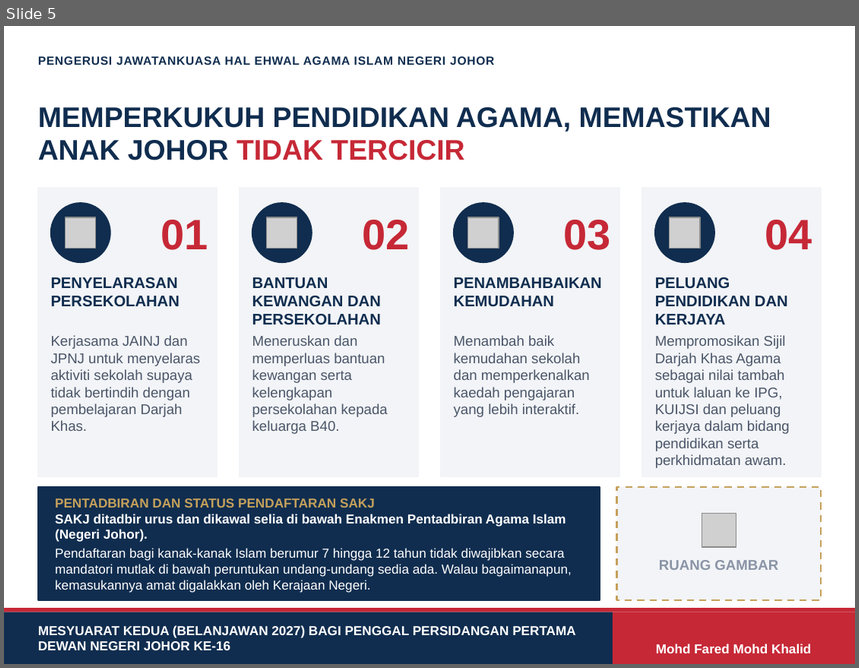
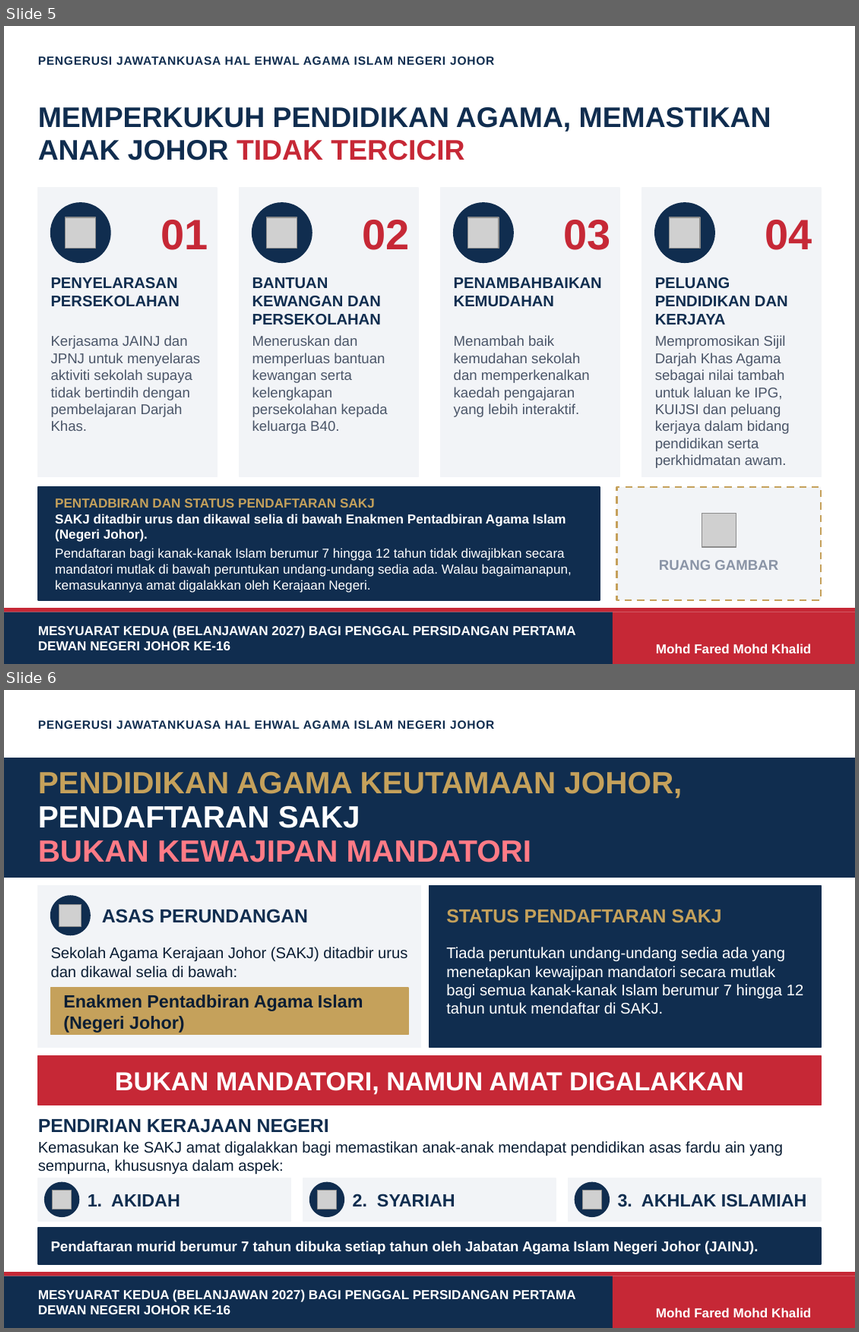
Before and after one commit to nawaljoe/Nawal, a slide deck: infografik-pendidikan-agama/Infografik_Pendidikan_Agama_Johor_DUN.pptx. Shown one above the other, each under a label of ours: slide 5 before the commit, slides 5 and 6 after it. The pictures are 859x668 and 859x1332 pixels, drawn with LibreOffice and Linux fonts; fonts in the diff are those of the drawing; grey boxes stand for pictures; background and template pictures are left out. Boxes give left, top, right and bottom in pixels: in the first picture for what was removed or moved away, otherwise in the second. Text is boxed around its words. In the diff, an @@ line names an element or a change of style, - is before the commit and + after.

```diff
--- a/infografik-pendidikan-agama/Infografik_Pendidikan_Agama_Johor_DUN.pptx
+++ b/infografik-pendidikan-agama/Infografik_Pendidikan_Agama_Johor_DUN.pptx
@@ slide 6 added at [4, 690, 855, 1328], background #FFFFFF; not listed: 6 template elements that a slide beside it also shows @@
@@ rectangle added at [4, 758, 855, 877], fill #102D4F, outline #102D4F 1 pt @@
@@ text added at [38, 772, 682, 863], 26 pt, text #C5A15B, bold @@
+PENDIDIKAN AGAMA KEUTAMAAN JOHOR,
+PENDAFTARAN SAKJ
+BUKAN KEWAJIPAN MANDATORI
@@ rectangle added at [38, 886, 421, 1047], fill #F2F4F7, outline #F2F4F7 1 pt @@
@@ rectangle added at [430, 886, 821, 1047], fill #102D4F, outline #102D4F 1 pt @@
@@ ellipse added at [51, 896, 90, 935], fill #102D4F, outline #102D4F 1 pt @@
@@ picture added at [59, 904, 82, 926] @@
@@ text added at [102, 909, 309, 923], 16 pt, text #102D4F, bold @@
+ASAS PERUNDANGAN
@@ text added at [446, 909, 722, 923], 16 pt, text #C5A15B, bold @@
+STATUS PENDAFTARAN SAKJ
@@ text added at [51, 947, 408, 978], 13 pt, text #0A1D33 @@
+Sekolah Agama Kerajaan Johor (SAKJ) ditadbir urus dan dikawal selia di bawah:
@@ text added at [446, 947, 804, 1015], 13 pt, text #FFFFFF @@
+Tiada peruntukan undang-undang sedia ada yang menetapkan kewajipan mandatori secara mutlak bagi semua kanak-kanak Islam berumur 7 hingga 12 tahun untuk mendaftar di SAKJ.
@@ rectangle added at [51, 988, 408, 1035], fill #C5A15B, outline #C5A15B 1 pt @@
@@ text added at [63, 995, 363, 1033], 15 pt, text #0A1D33, bold @@
+Enakmen Pentadbiran Agama Islam (Negeri Johor)
@@ rectangle added at [38, 1056, 821, 1106], fill #C62836, outline #C62836 1 pt @@
@@ text added at [115, 1072, 744, 1095], 22 pt, text #FFFFFF, bold @@
+BUKAN MANDATORI, NAMUN AMAT DIGALAKKAN
@@ text added at [38, 1119, 329, 1133], 16 pt, text #102D4F, bold @@
+PENDIRIAN KERAJAAN NEGERI
@@ text added at [38, 1141, 783, 1175], 13 pt, text #0A1D33 @@
+Kemasukan ke SAKJ amat digalakkan bagi memastikan anak-anak mendapat pendidikan asas fardu ain yang sempurna, khususnya dalam aspek:
@@ rectangle added at [38, 1179, 291, 1221], fill #F2F4F7, outline #F2F4F7 1 pt @@
@@ ellipse added at [45, 1182, 79, 1217], fill #102D4F, outline #102D4F 1 pt @@
@@ picture added at [53, 1191, 71, 1209] @@
@@ rectangle added at [303, 1179, 557, 1221], fill #F2F4F7, outline #F2F4F7 1 pt @@
@@ ellipse added at [310, 1182, 344, 1217], fill #102D4F, outline #102D4F 1 pt @@
@@ picture added at [318, 1191, 337, 1209] @@
@@ rectangle added at [569, 1179, 821, 1221], fill #F2F4F7, outline #F2F4F7 1 pt @@
@@ ellipse added at [576, 1182, 609, 1217], fill #102D4F, outline #102D4F 1 pt @@
@@ picture added at [583, 1191, 601, 1209] @@
@@ text added at [88, 1195, 180, 1207], 15 pt, text #102D4F, bold @@
+1. AKIDAH
@@ text added at [353, 1194, 455, 1208], 15 pt, text #102D4F, bold @@
+2. SYARIAH
@@ text added at [618, 1194, 807, 1208], 15 pt, text #102D4F, bold @@
+3. AKHLAK ISLAMIAH
@@ rectangle added at [38, 1228, 821, 1265], fill #102D4F, outline #102D4F 1 pt @@
@@ text added at [51, 1241, 758, 1255], 12 pt, text #FFFFFF, bold @@
+Pendaftaran murid berumur 7 tahun dibuka setiap tahun oleh Jabatan Agama Islam Negeri Johor (JAINJ).
```
Also in this commit, not shown: 1 other file.
